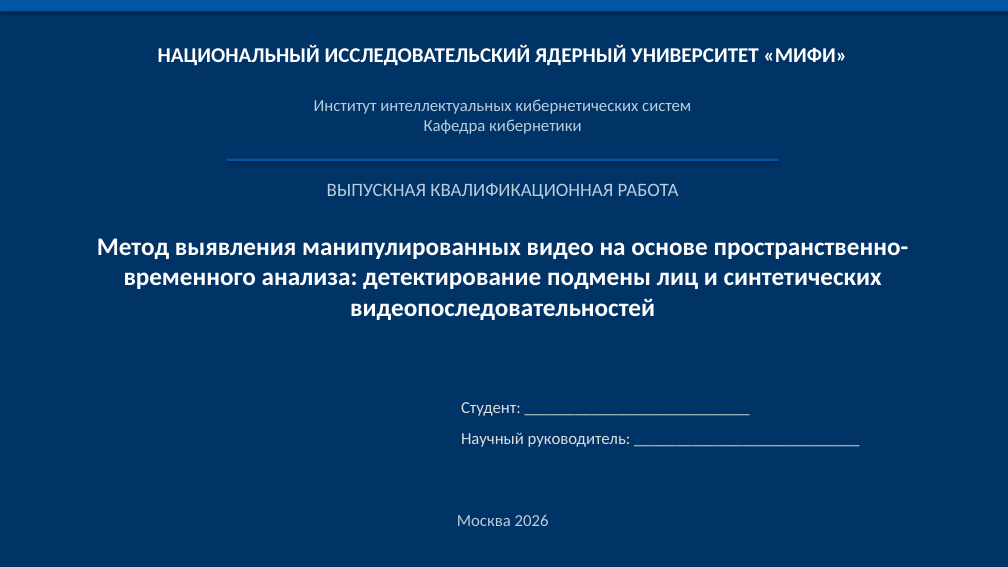
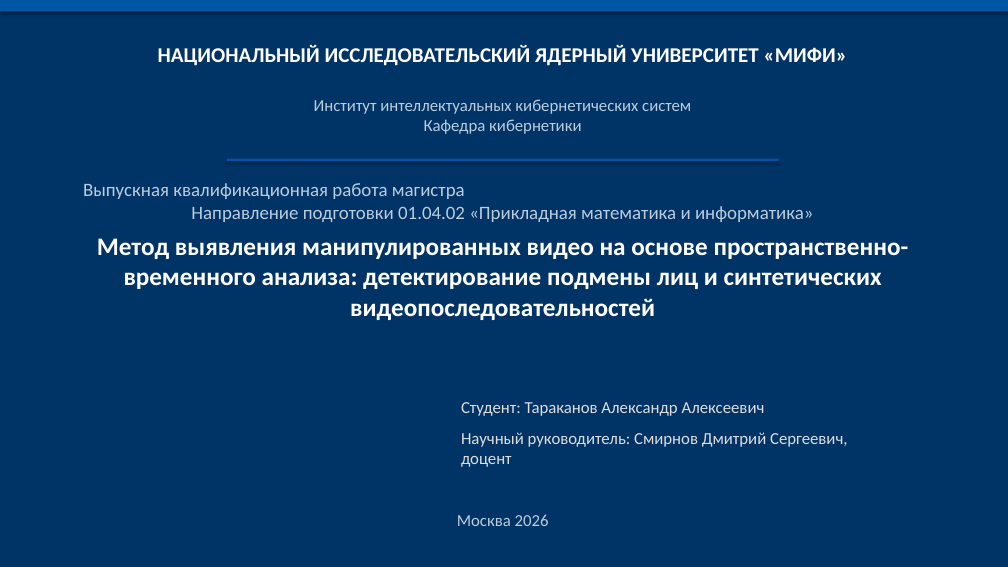
Before and after one commit to Jokeera/deepfake-detection, a slide deck: slide 1 of VKRDoc/Defense_Presentation.pptx. Drawn at 1008x567 pixels with LibreOffice and Linux fonts; fonts in the diff are those of the drawing. Boxes give left, top, right and bottom in pixels: in the first picture for what was removed or moved away, otherwise in the second. Text is boxed around its words. In the diff, an @@ line names an element or a change of style, - is before the commit and + after.

Commit message:
Presentation: add student/supervisor names, direction, update format
- Added Тараканов А.А. and Смирнов Д.С. to title slide
- Changed to "Выпускная квалификационная работа магистра"
- Added direction 01.04.02

```diff
--- a/VKRDoc/Defense_Presentation.pptx
+++ b/VKRDoc/Defense_Presentation.pptx
@@ text at [83, 183, 813, 222]: text changed @@
-ВЫПУСКНАЯ КВАЛИФИКАЦИОННАЯ РАБОТА
+Выпускная квалификационная работа магистра
+Направление подготовки 01.04.02 «Прикладная математика и информатика»
@@ text at [461, 402, 847, 467]: text changed @@
-Студент: ___________________________
-Научный руководитель: ___________________________
+Студент: Тараканов Александр Алексеевич
+Научный руководитель: Смирнов Дмитрий Сергеевич, доцент
```
